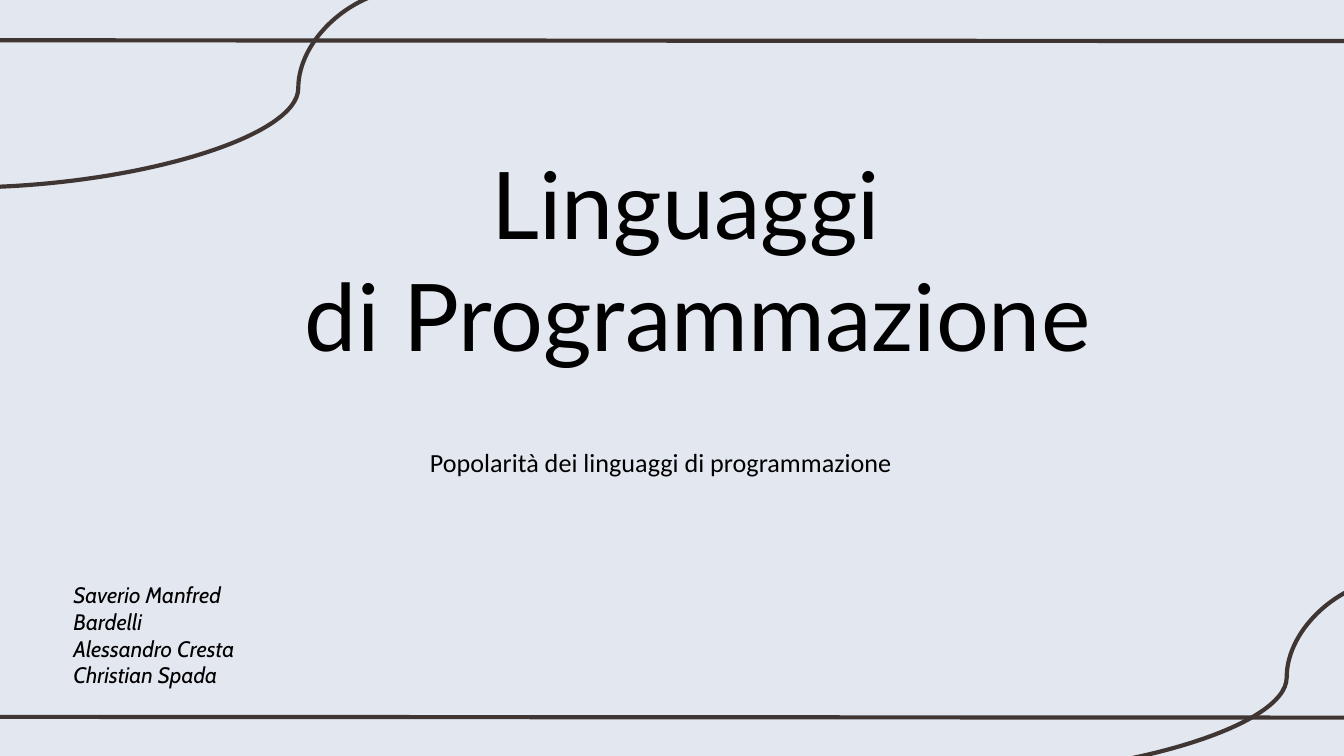
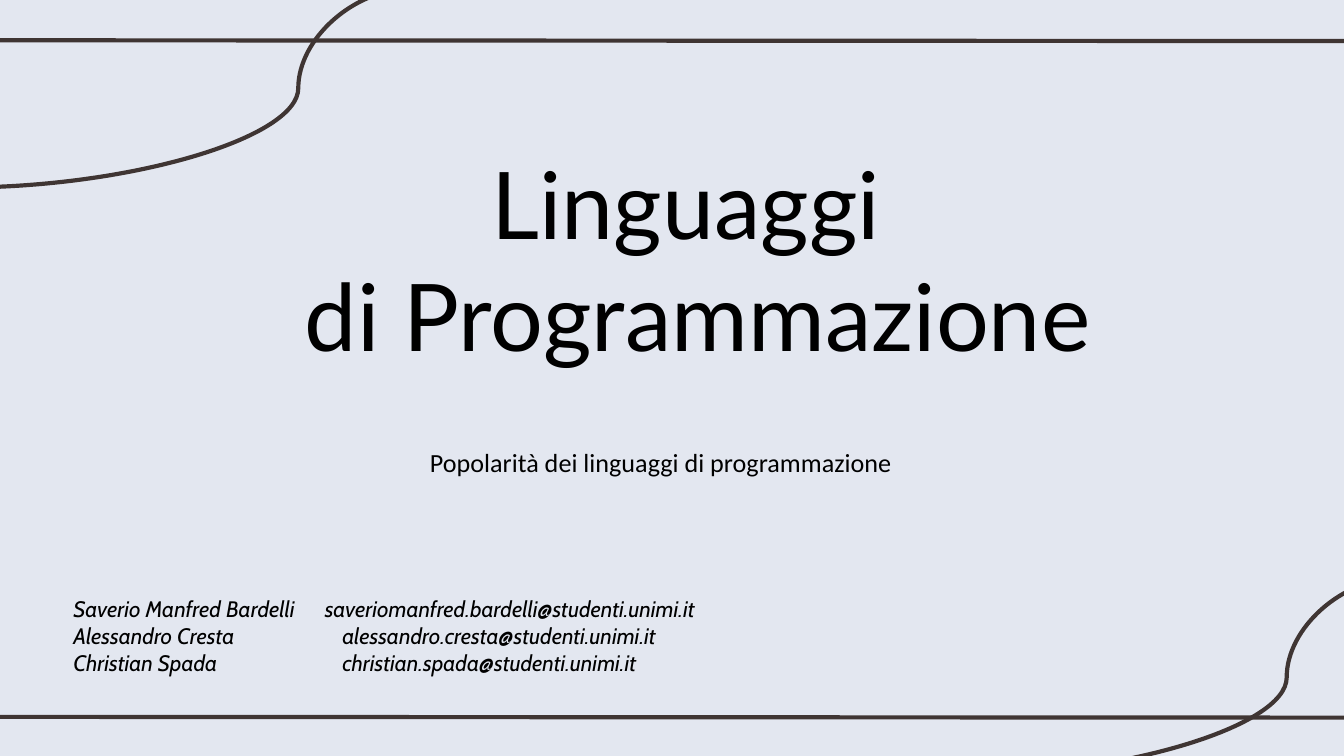
Before and after one commit to Monf11/SciVis, a slide deck: slide 1 of presentazione/LinguaggiDiProgrammazione_1.pptx. Drawn at 1344x756 pixels with LibreOffice and Linux fonts; fonts in the diff are those of the drawing. Boxes give left, top, right and bottom in pixels: in the first picture for what was removed or moved away, otherwise in the second. Text is boxed around its words. In the diff, an @@ line names an element or a change of style, - is before the commit and + after.

```diff
--- a/presentazione/LinguaggiDiProgrammazione_1.pptx
+++ b/presentazione/LinguaggiDiProgrammazione_1.pptx
@@ subtitle at <box>73,600,695,677</box>: text changed @@
-Saverio Manfred Bardelli
-Alessandro Cresta
-Christian Spada
+Saverio Manfred Bardelli saveriomanfred.bardelli@studenti.unimi.it
+Alessandro Cresta alessandro.cresta@studenti.unimi.it
+Christian Spada christian.spada@studenti.unimi.it
```
Also in this commit, not shown: 1 other slide changed.
